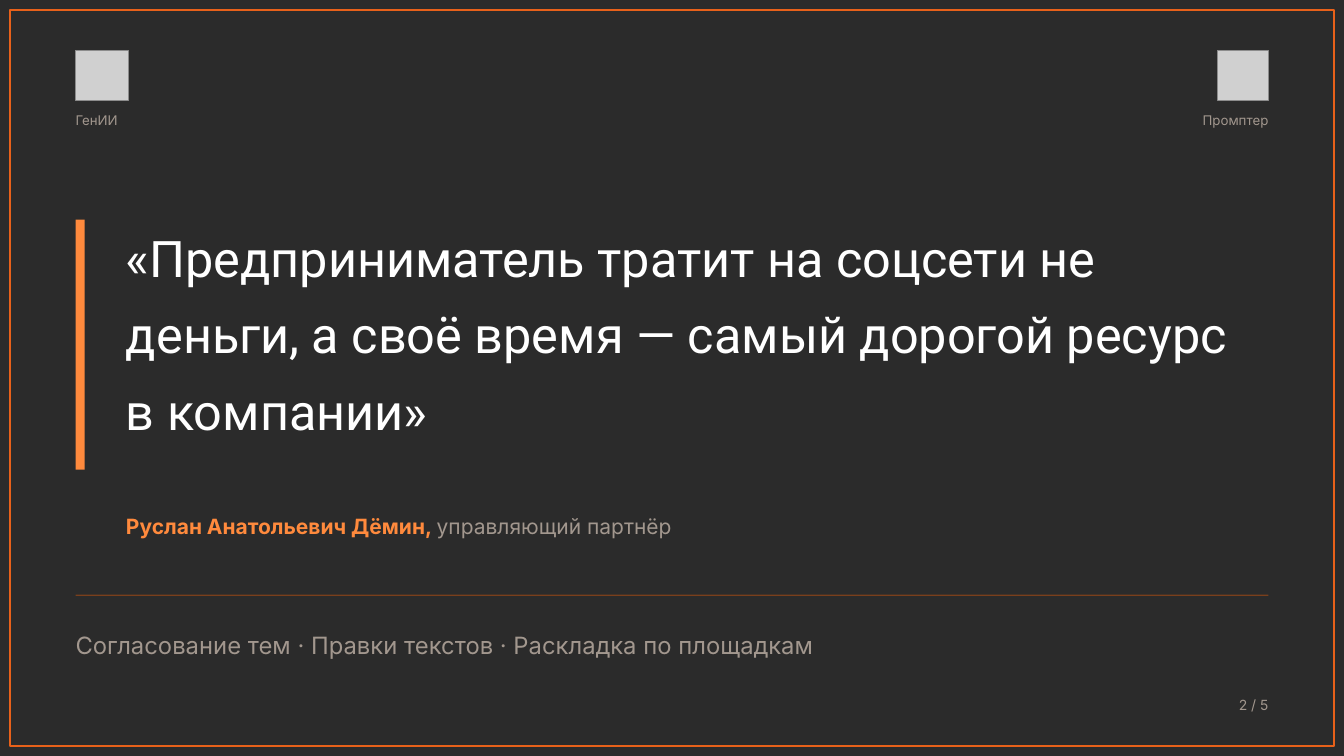
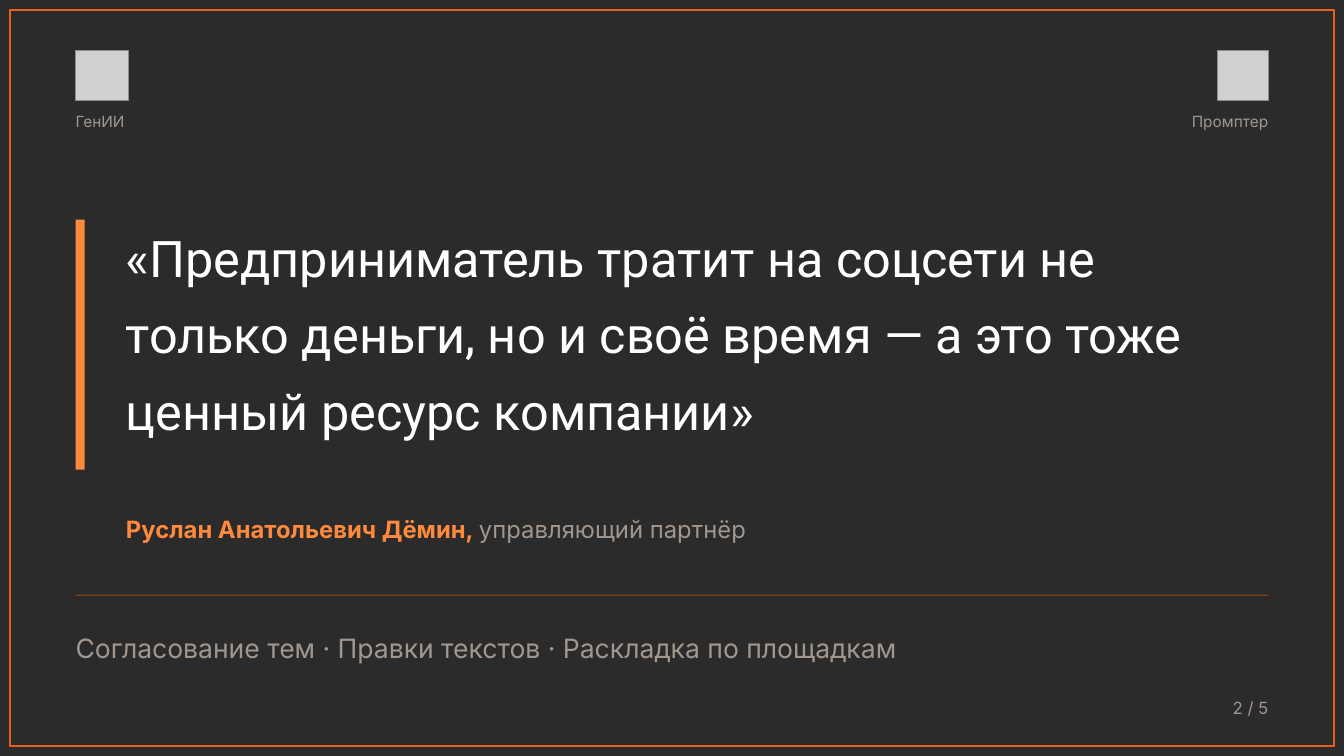
Before and after one commit to injusticebeast802-coder/taste-skill, a slide deck: slide 3 of prompter-moscow/presentation/prompter-konferenciya-2026.pptx. Drawn at 1344x756 pixels with LibreOffice and Linux fonts; fonts in the diff are those of the drawing; grey boxes stand for pictures; background and template pictures are left out; a plain dark background stands for a picture behind light text. Boxes give left, top, right and bottom in pixels: in the first picture for what was removed or moved away, otherwise in the second. Text is boxed around its words. In the diff, an @@ line names an element or a change of style, - is before the commit and + after.

```diff
--- a/prompter-moscow/presentation/prompter-konferenciya-2026.pptx
+++ b/prompter-moscow/presentation/prompter-konferenciya-2026.pptx
@@ text "ГенИИ" at [76, 116, 125, 127]: size 9.5 to 11 pt @@
@@ text "Промптер" at [1192, 116, 1268, 130]: size 9.5 to 11 pt @@
@@ text at [126, 241, 1181, 441]: text changed @@
-«Предприниматель тратит на соцсети не деньги, а своё время — самый дорогой ресурс в компании»
+«Предприниматель тратит на соцсети не только деньги, но и своё время — а это тоже ценный ресурс компании»
@@ text "Руслан Анатольевич Дёмин, управляющий партнёр" at [126, 520, 746, 543]: size 15 to 17 pt @@
@@ text "Согласование тем · Правки текстов ..." at [76, 638, 896, 664]: size 17 to 19 pt @@
@@ text "2 / 5" at [1233, 702, 1268, 714]: size 10 to 12 pt @@
```
Also in this commit, not shown: 4 other slides changed.
